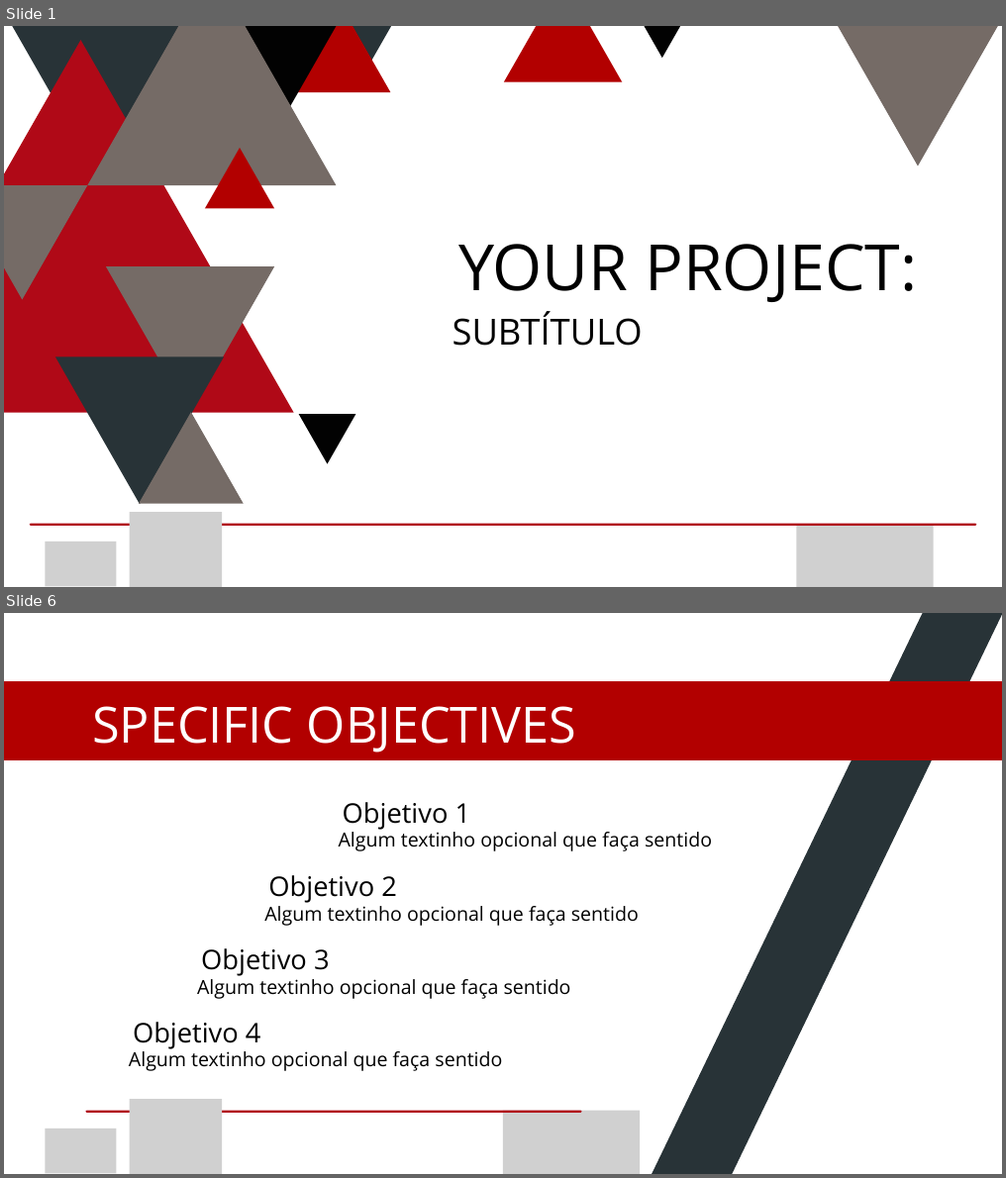
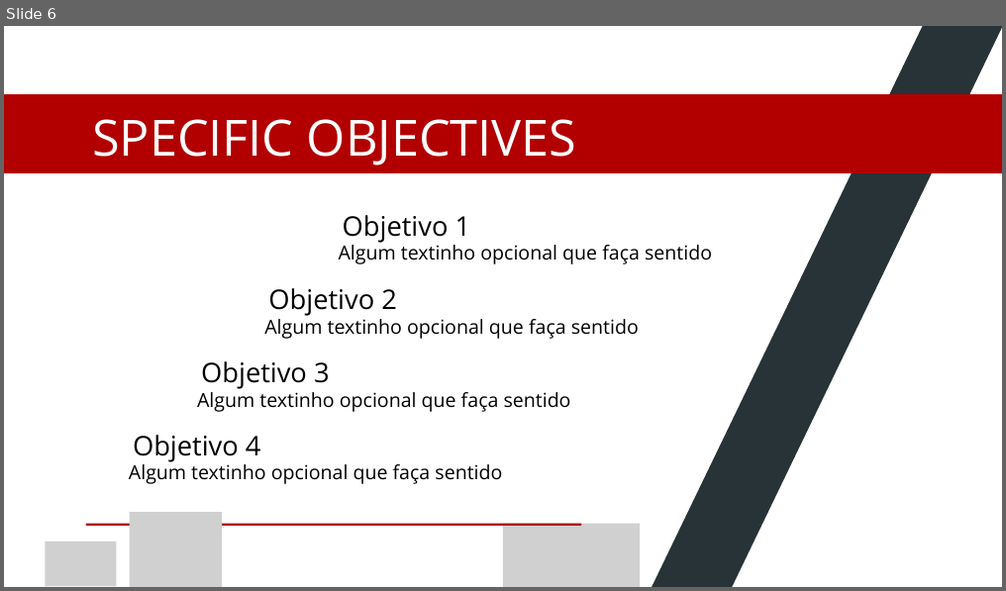
Before and after one commit to gabrielMendes21/tcc-etecZL, a slide deck: apresentacao/IBM Project - apresentacao.pptx. Shown one above the other, each under a label of ours: slides 1 and 6 before the commit, slide 6 after it; the slides between them are not shown. The pictures are 1006x1178 and 1006x591 pixels, drawn with LibreOffice and Linux fonts; fonts in the diff are those of the drawing; grey boxes stand for pictures; background and template pictures are left out. Boxes give left, top, right and bottom in pixels: in the first picture for what was removed or moved away, otherwise in the second. Text is boxed around its words. In the diff, an @@ line names an element or a change of style, - is before the commit and + after.

```diff
--- a/apresentacao/IBM Project - apresentacao.pptx
+++ b/apresentacao/IBM Project - apresentacao.pptx
@@ slide 1 removed at (4,26,1002,587), background #FFFFFF @@
@@ freeform shape removed at (4,40,294,413) @@
@@ freeform shape removed at (13,26,181,174) @@
@@ freeform shape removed at (87,26,336,185) @@
@@ freeform shape removed at (205,26,337,141) @@
@@ freeform shape removed at (294,26,391,92) @@
@@ freeform shape removed at (319,26,412,72) @@
@@ freeform shape removed at (504,26,622,81) @@
@@ freeform shape removed at (645,26,680,58) @@
@@ freeform shape removed at (834,26,1002,166) @@
@@ freeform shape removed at (205,148,274,208) @@
@@ freeform shape removed at (4,185,88,300) @@
@@ text removed at (458,244,917,302) @@
-YOUR PROJECT:
@@ freeform shape removed at (106,267,274,414) @@
@@ text removed at (452,311,643,346) @@
-SUBTÍTULO
@@ freeform shape removed at (55,357,224,504) @@
@@ freeform shape removed at (139,412,244,504) @@
@@ freeform shape removed at (298,414,355,465) @@
@@ line removed from (31, 524) to (975, 524) @@
@@ picture removed at (130,512,222,587) @@
@@ picture removed at (796,526,933,587) @@
@@ picture removed at (45,542,116,586) @@
```
Also in this commit, not shown: 3 slides changed, 2 slides added, 1 other slide removed.
